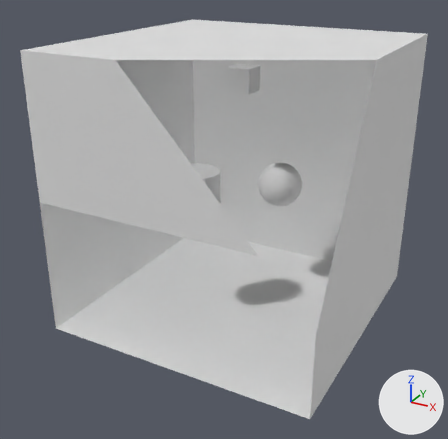
The OBJ model res/scenes/cornell_large.obj: old version first, new version second.
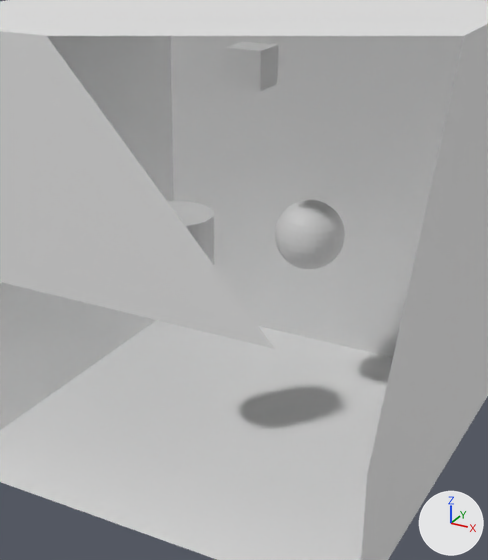
Each version appears first whole from a 50 mm lens placed at (11.49, -22.85, 9.89), pointed at (-0.2, -1.59, -0.74), and next in a close-up on the part from 19% to 87% of the width and 9% to 88% of the height. Arrows for +X, +Y and +Z are at lower right; the lights stay in place. Everything nearer to the camera than a plane just in front of the edit is cut away. Where no turn or scale is listed for an object, it has been applied to the vertices.

In view in the first close-up: 'Cube.001_Cube.002', 'Cube_Cube.001', 'Cylinder', 'Sphere'.
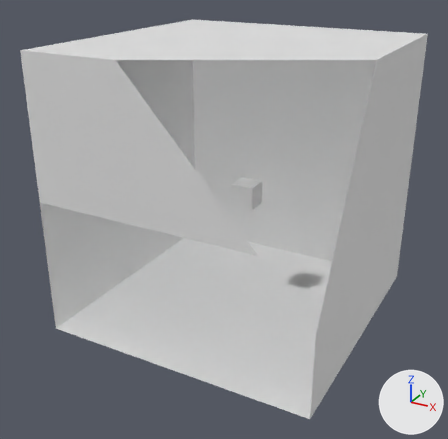
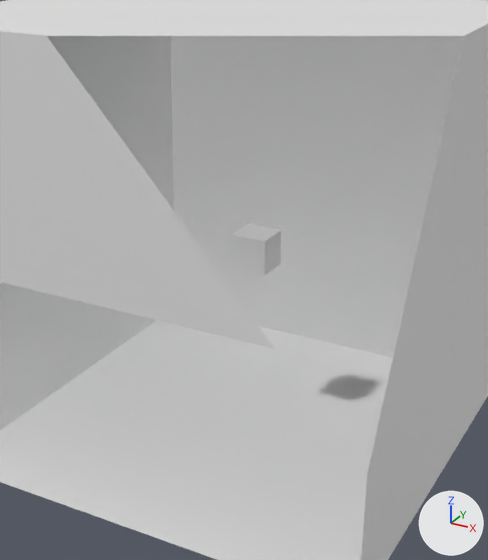
What differs and where, as boxes [x1, y1, x2, y2] in the close-ups (488 x 560 px):
'Sphere', deleted: before [275, 200, 345, 269]
'Cylinder', deleted: before [167, 201, 214, 265]
part 1 of me_cube_cube_001, deleted: before [225, 42, 278, 92]
part 2 of me_cube_cube_001, added: after [231, 224, 281, 276]

Diff of the bpy script that builds the scene:
```diff
--- a/res/scenes/cornell_large.obj.py
+++ b/res/scenes/cornell_large.obj.py
@@ me_cube_cube_001 @@
 me_cube_cube_001.from_pydata(...)  # 8 vertices, 6 faces; spans x -0.719..0.297, y -0.402..0.614, z 4.409..5.425
 # used by ob_cube_cube_001; location = (0.0, 0.0, 0.0)
 # verts and faces of me_cube_cube_001; kept vertices keep their numbers, new ones are numbered from 8
 # before: 0 (-0.719, -0.402, 4.409) at pixel (224, 87), 1 (-0.719, -0.402, 5.425) at pixel (224, 47), 2 (-0.719, 0.614, 4.409), 3 (-0.719, 0.614, 5.425) at pixel (243, 41), 4 (0.297, -0.402, 4.409) at pixel (259, 91)
 # before: 5 (0.297, -0.402, 5.425) at pixel (260, 51), 6 (0.297, 0.614, 4.409) at pixel (277, 84), 7 (0.297, 0.614, 5.425) at pixel (278, 44)
+# me_cube_cube_001 part 1
+delete_vertices([*range(0, 8)])  # with the faces that use them
+# me_cube_cube_001 part 2
+verts[8] = (-0.422, -0.549, -0.546)  # pixel (231, 269)
+verts[9] = (-0.422, -0.549, 0.47)  # pixel (231, 234)
+verts[10] = (-0.422, 0.467, 0.47)  # pixel (248, 223)
+verts[11] = (-0.422, 0.467, -0.546)
+for new, old in zip([*range(12, 16)], [*range(8, 12)]): verts[new] = verts[old] + (1.017, 0.0, 0.0)
+faces += [(8, 9, 10, 11), (10, 14, 15, 11), (12, 15, 14, 13), (8, 12, 13, 9), (8, 11, 15, 12), (9, 13, 14, 10)]
@@ ob_cylinder @@
-ob_cylinder = bpy.data.objects.new('Cylinder', me_cylinder)
-ob_cylinder.location = (0.0, 0.0, 0.0)
@@ ob_sphere @@
-ob_sphere = bpy.data.objects.new('Sphere', me_sphere)
-ob_sphere.location = (0.0, 0.0, 0.0)
```
